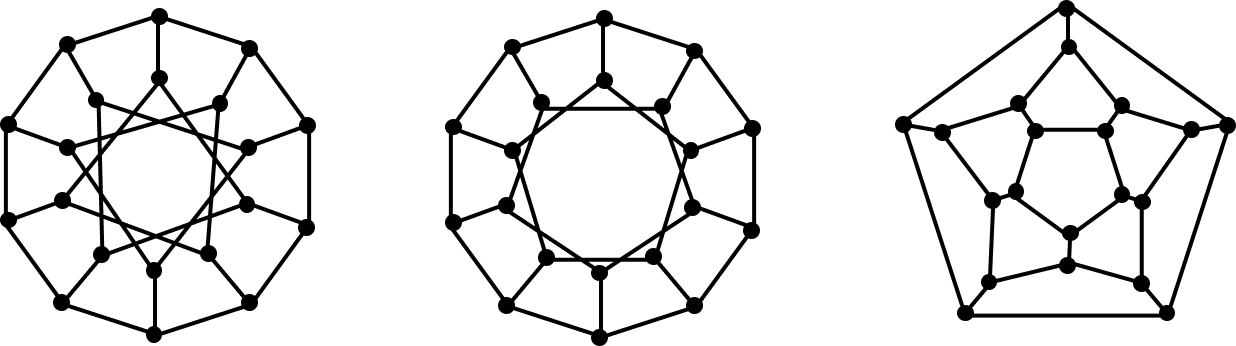
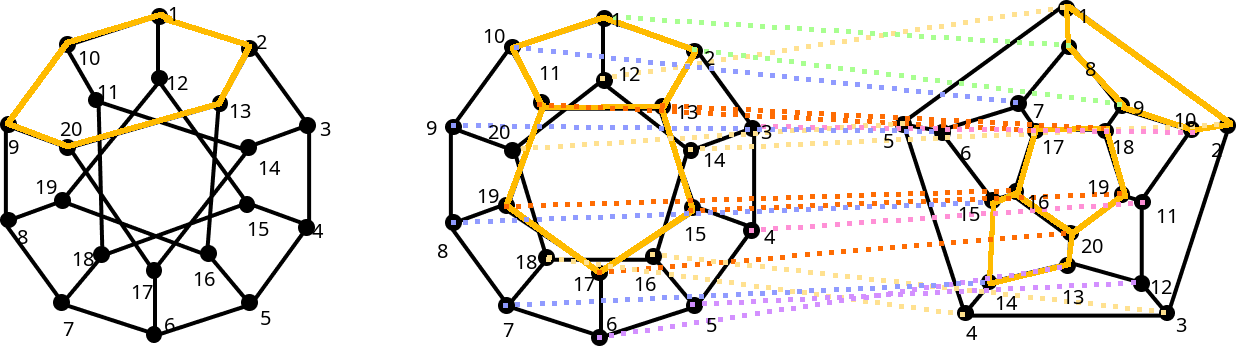
Layers edited between the first and the second 1236 × 346 image:
added layer "19" above "18" over [478, 189, 499, 203]
added layer "18" above "17" over [516, 255, 537, 269]
added layer "16" above "15" over [635, 277, 656, 291]
added layer "15" above "14" over [685, 227, 706, 241]
added layer "14" above "13" over [704, 153, 726, 167]
added layer "13" above "12" over [677, 105, 698, 119]
added layer "12" above "11" over [619, 67, 640, 81]
added layer "20 #1" above "19 #1" over [1081, 239, 1103, 253]
added layer "19 #1" above "18 #1" over [1088, 180, 1109, 194]
added layer "18 #1" above "17 #1" over [1113, 140, 1134, 154]
added layer "17 #1" above "16 #1" over [1043, 140, 1064, 154]
added layer "16 #1" above "15 #1" over [1028, 195, 1049, 209]
added layer "15 #1" above "14 #1" over [959, 207, 980, 221]
added layer "14 #1" above "13 #1" over [996, 296, 1018, 310]
added layer "13 #1" above "12 #1" over [1063, 290, 1084, 304]
added layer "12 #1" above "11 #1" over [1151, 280, 1172, 294]
added layer "10 #1" above "9 #1" over [1175, 113, 1196, 127]
added layer "20" above "10" over [488, 125, 510, 139]
added layer "10" above "9" over [484, 29, 505, 43]
added layer "20 #2" above "19 #2" over [60, 122, 82, 136]
added layer "19 #2" above "18 #2" over [36, 180, 57, 194]
added layer "14 #2" above "13 #2" over [259, 161, 281, 175]
added layer "Layer #1" above "Layer" over [451, 5, 1219, 340]
added layer "Layer" above "isomorphism2.png" over [5, 4, 1233, 286]
…and 38 more changes (38 added)
